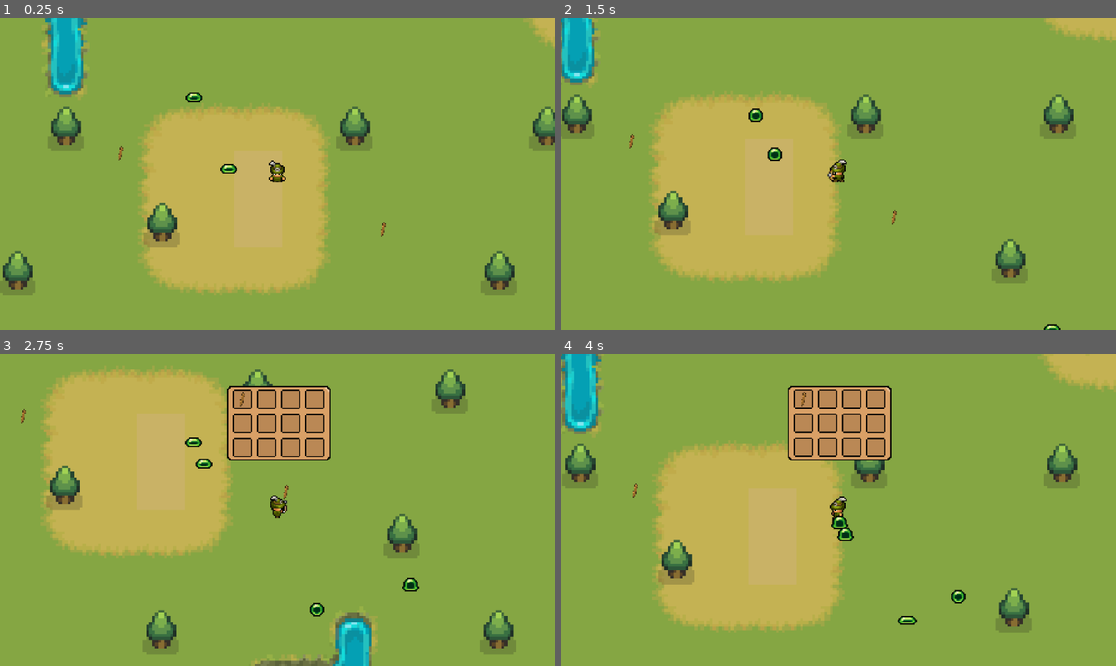
Above: before the commit, frames 1-4 (two rows, left to right).
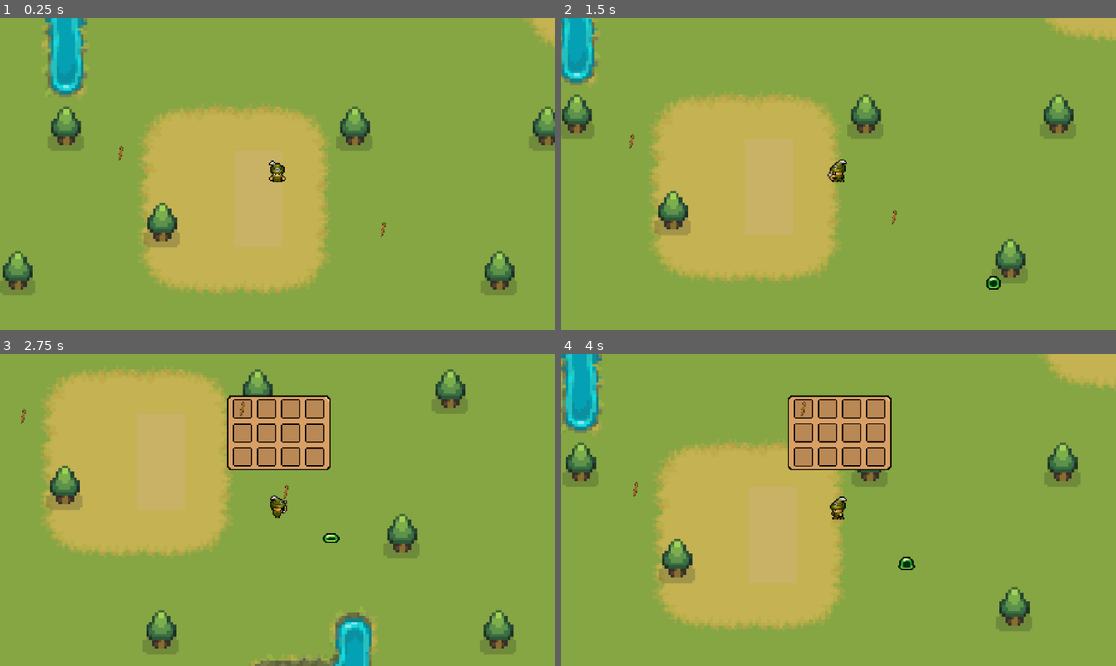
Above: after the commit, the same moments.

Repository: FiNENCZ/SurvivorGameGodot
Game: Godot game, scene res://scenes/world.tscn
The game is run twice, just before and just after one commit, with the same random seed, the same clock (stepped at 60 frames per second) and the same inputs. The engine's default icon, where the game draws it, is replaced by a stand-in: a white triangle on a blue panel in a dark square.
Inputs (mouse positions are in pixels of both pictures, inside the frame that each line leads up to):
- Up to frame 1 (0.25 s): no input
- Up to frame 2 (1.5 s): move the mouse to (960, 158) at 0.52 s; hold D (right) 0.53-1.28 s; tap E (e) at 0.6 s; tap I (i) at 0.8, 1.35 s; move the mouse to (727, 189) at 1.27 s; hold S (down) from 1.28 s (still down)
- Up to frame 3 (2.75 s): tap E (e) at 1.55, 2.1 s; move the mouse to (333, 441) at 2.02 s; release S (down) at 2.03 s; hold D (right) from 2.03 s (still down); tap I (i) at 2.3 s
- Up to frame 4 (4 s): move the mouse to (810, 572) at 2.77 s; release D (right) at 2.78 s; hold W (up) 2.78-3.53 s; tap I (i) at 2.85, 3.8 s; tap E (e) at 3.05 s; move the mouse to (1005, 556) at 3.52 s; press the mouse at (1005, 556) at 3.53 s; hold A (left) from 3.53 s (still down)

The runs differ from the first frame. In frame 1, 0.2% of the frame differs, in the area x 33-43%, y 23-50%; in frame 2, 0.3%; in frame 3, 3.4%; in frame 4, 4.9%, in the area x 0-100%, y 0-90%.

Commit message:
implementing rounds of survivor game

Diff:
--- a/scenes/player.tscn
+++ b/scenes/player.tscn
@@ -347,8 +347,17 @@
 
 [node name="InvUI" parent="." instance=ExtResource("4_tg47c")]
 offset_left = -42.0
-offset_top = -103.0
+offset_top = -95.0
 offset_right = 44.0
-offset_bottom = -39.0
+offset_bottom = -31.0
 
 [node name="Marker2D" type="Marker2D" parent="."]
+
+[node name="RoundTimeoutLabel" type="Label" parent="."]
+unique_name_in_owner = true
+offset_left = -19.0
+offset_top = -129.0
+offset_right = 21.0
+offset_bottom = -106.0
+text = "99"
+horizontal_alignment = 1
--- a/scenes/slime.tscn
+++ b/scenes/slime.tscn
@@ -154,7 +154,7 @@
 radius = 7.0
 
 [sub_resource type="CircleShape2D" id="CircleShape2D_u7gbk"]
-radius = 173.0
+radius = 2270.77
 
 [node name="Slime" type="CharacterBody2D"]
 script = ExtResource("1_ormhe")
--- a/script/Player.gd
+++ b/script/Player.gd
@@ -11,9 +11,11 @@
 var arrow = preload("res://scenes/arrow.tscn")
 var mouse_location = null
 
+func _ready():
+	$RoundTimeoutLabel.visible = false
+
 func _physics_process(delta):
 	mouse_location = get_global_mouse_position() - self.position
-
 	var direction = Input.get_vector("left", "right", "up", "down")
 
 	if direction.x == 0 and direction.y == 0:
--- a/script/slime.gd
+++ b/script/slime.gd
@@ -1,11 +1,13 @@
 extends CharacterBody2D
 
-var speed = 0.008
+var speed = 40
 var health = 100
 
 var dead = false
 var player_in_area = false
 var player
+
+signal enemy_killed
 
 func _read():
 	dead = false
@@ -14,7 +16,9 @@
 	if !dead:
 		$DetectionArea/CollisionShape2D.disabled = false
 		if player_in_area:
-			position += (player.position - position) * speed
+			var direction = global_position.direction_to(player.global_position)
+			velocity = direction * speed
+			move_and_slide()
 			$AnimatedSprite2D.play("move")
 		else:
 			$AnimatedSprite2D.play("idle")
@@ -48,6 +52,8 @@
 		death()
 
 func death():
+	enemy_killed.emit()
+	print("ano, je killed")
 	dead = true
 	$AnimatedSprite2D.play("death")
 	await get_tree().create_timer(1).timeout
--- a/script/world.gd
+++ b/script/world.gd
@@ -7,25 +7,57 @@
 
 var slime = preload("res://scenes/slime.tscn")
 
+var are_emenies_dead = false
+
 func _ready():
-	start_wave()
 	$RoundTimer.start()
+
+func _process(delta):
+	# Aktualizace textu labelu na základě zbývajícího času časovače
+	if are_emenies_dead:
+		$Player.get_node("RoundTimeoutLabel").visible = true
+		$Player.get_node("RoundTimeoutLabel").text = str(round($RoundTimer.time_left))
+
+		# Aby se nezobrazovala nula na countdownu
+		if $RoundTimer.time_left < 1:
+			await get_tree().create_timer(0.5).timeout
+			$Player.get_node("RoundTimeoutLabel").visible = false
+
 
 func start_wave():
 	current_wave_enemies = enemies_per_wave
 	spawn_enemies(current_wave_enemies)
 
+
 func spawn_enemies(amount):
-
 	for i in range(amount):
 		var slime_instance = slime.instantiate()
-		# Umístění nepřátel na mapě
-		var spawn_position = Vector2(randf_range(-200, 200), randf_range(-200, 200))
-		print(spawn_position)
+		slime_instance.enemy_killed.connect(on_enemy_killed)
+
+		# Umístění nepřátel na mapě tak, aby nebyli příliš blízko hráče
+		var spawn_position = find_valid_spawn_position($Player.global_position, 400, 150)
 		slime_instance.position = spawn_position
+
 		add_child(slime_instance)
+
+func find_valid_spawn_position(player_position, max_distance, min_distance):
+	var spawn_position = Vector2.ZERO
+	var distance = 0
+	while distance < min_distance or distance > max_distance:
+		spawn_position = Vector2(randf_range(-460, 420), randf_range(-340, 340))
+		distance = spawn_position.distance_to(player_position)
+	return spawn_position
 
 
 func _on_round_timer_timeout():
-	print("start")
+	are_emenies_dead = false
+	$Player.get_node("RoundTimeoutLabel").visible = false
+	$Player.get_node("RoundTimeoutLabel").text = "0"
 	start_wave()
+
+func on_enemy_killed():
+	current_wave_enemies -= 1
+	print(current_wave_enemies)
+	if current_wave_enemies <= 0:
+		are_emenies_dead = true
+		$RoundTimer.start()
Not shown, added: scenes/wor625A.tmp
Not shown, added: scenes/worC1E2.tmp
Not shown, added: scenes/worDD44.tmp
